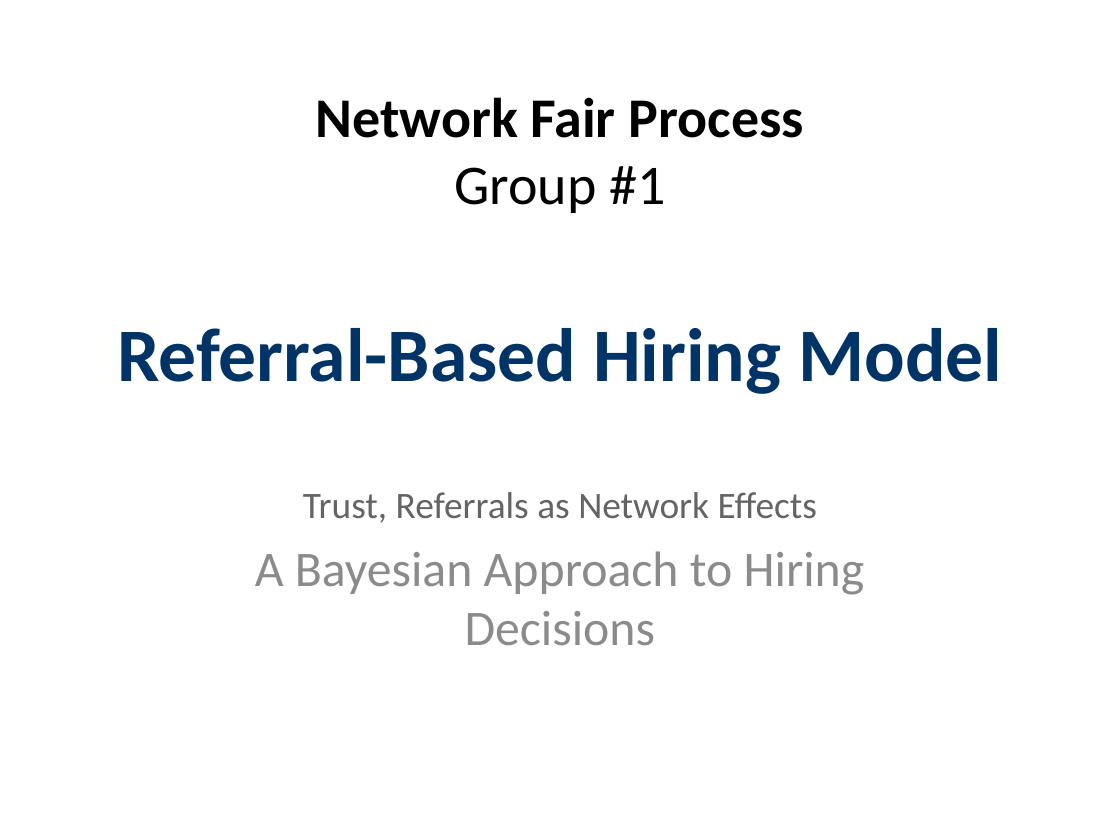
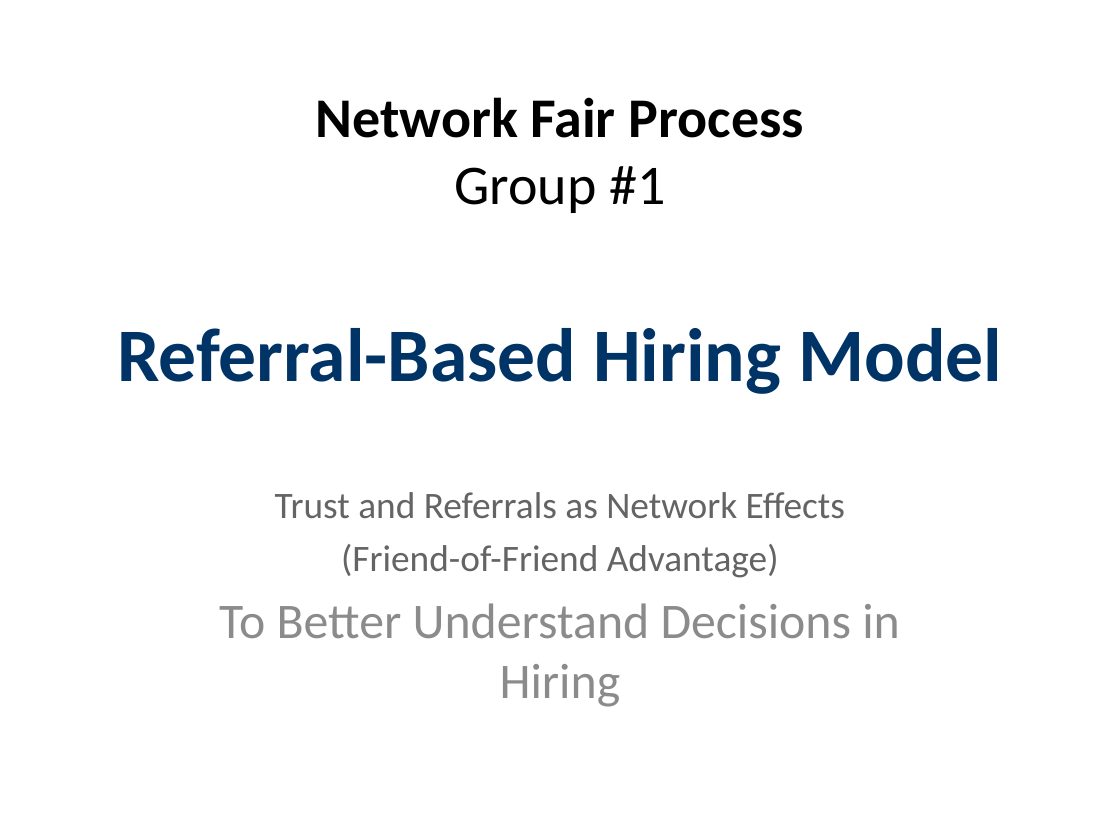
Before and after one commit to lisette-espin/NetworkEffectsGameTheory, a slide deck: slide 1 of pptx/Referral_Based_Hiring_Model.pptx. Drawn at 1120x840 pixels with LibreOffice and Linux fonts; fonts in the diff are those of the drawing. Boxes give left, top, right and bottom in pixels: in the first picture for what was removed or moved away, otherwise in the second. Text is boxed around its words. In the diff, an @@ line names an element or a change of style, - is before the commit and + after.

Commit message:
updating slides (Bayes and interpretation of heatmap

```diff
--- a/pptx/Referral_Based_Hiring_Model.pptx
+++ b/pptx/Referral_Based_Hiring_Model.pptx
@@ subtitle at box(219, 492, 900, 707): text changed; size 32 to 24 pt; text colour #8C8C8C to #646464 @@
-Trust, Referrals as Network Effects
-A Bayesian Approach to Hiring Decisions
+Trust and Referrals as Network Effects
+(Friend-of-Friend Advantage)
+To Better Understand Decisions in Hiring
```
Also in this commit, not shown: 5 other slides changed, 1 slide added, 1 other file.
